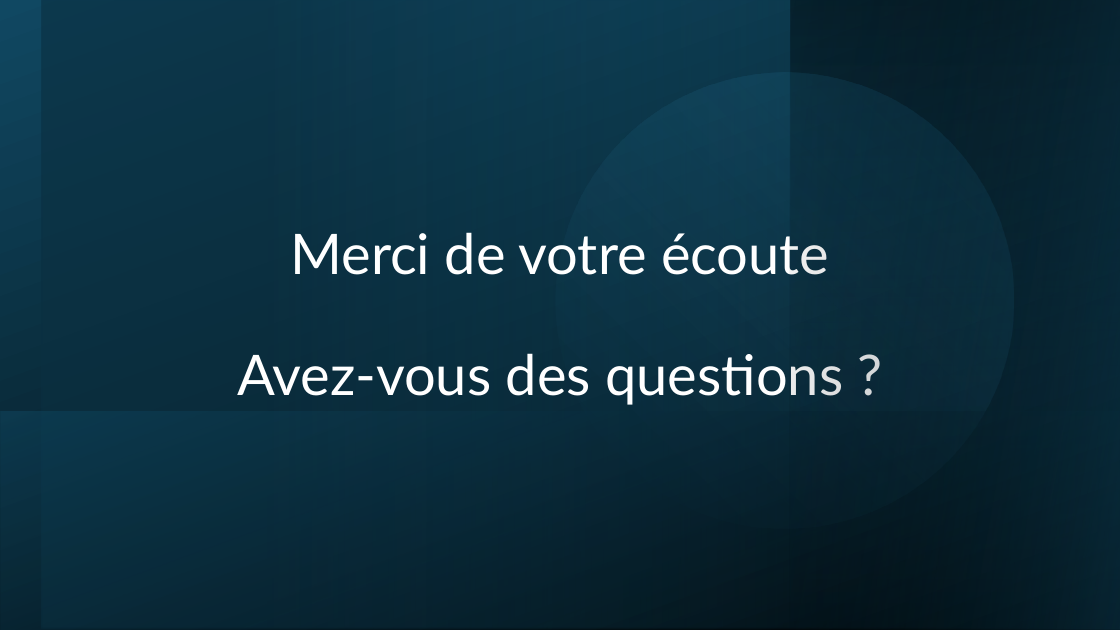
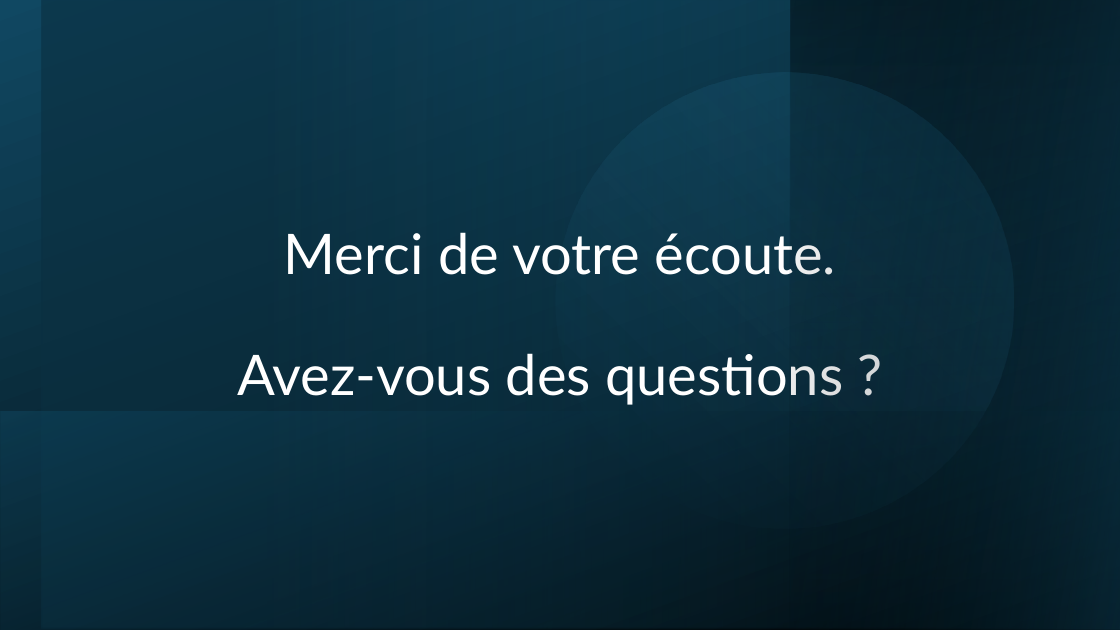
Before and after one commit to Vinc1347900/Stage_Henallux, a slide deck: slide 27 of TFE/DHAIMI_Vincent_PP_TFE.pptx. Drawn at 1120x630 pixels with LibreOffice and Linux fonts; fonts in the diff are those of the drawing. Boxes give left, top, right and bottom in pixels: in the first picture for what was removed or moved away, otherwise in the second. Text is boxed around its words. In the diff, an @@ line names an element or a change of style, - is before the commit and + after.

```diff
--- a/TFE/DHAIMI_Vincent_PP_TFE.pptx
+++ b/TFE/DHAIMI_Vincent_PP_TFE.pptx
@@ title at bbox=[237, 232, 843, 405]: text changed @@
-Merci de votre écoute
-Avez-vous des questions ?
+Merci de votre écoute.
+Avez-vous des questions ?
```
Also in this commit, not shown: 5 other slides changed, 3 other files.
